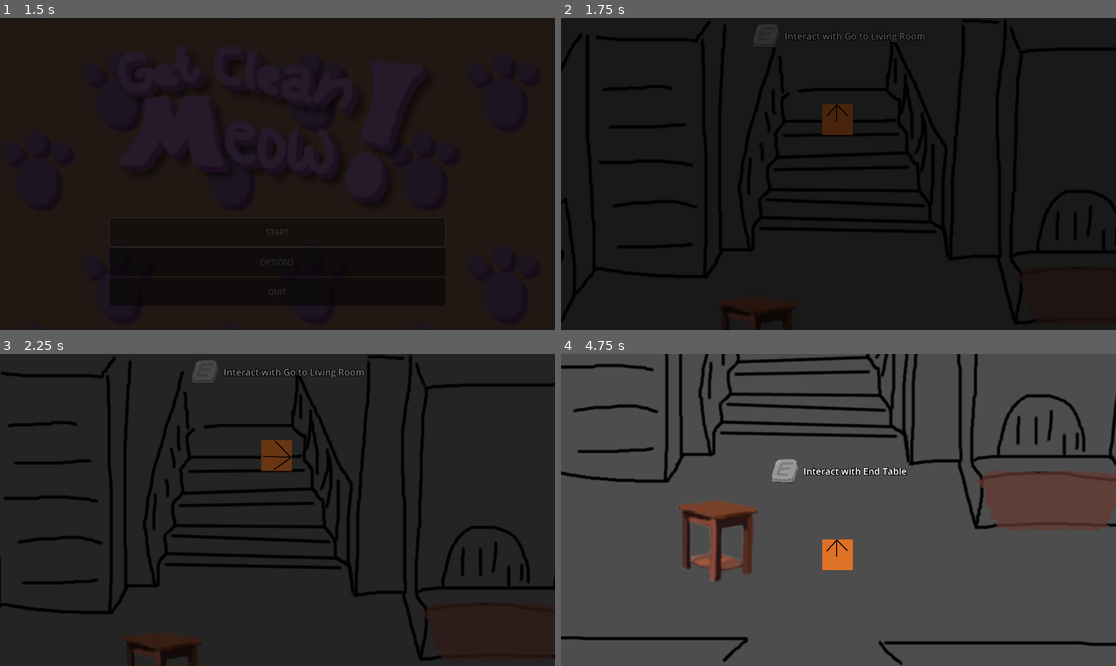
Above: before the commit, frames 1-4 (two rows, left to right).
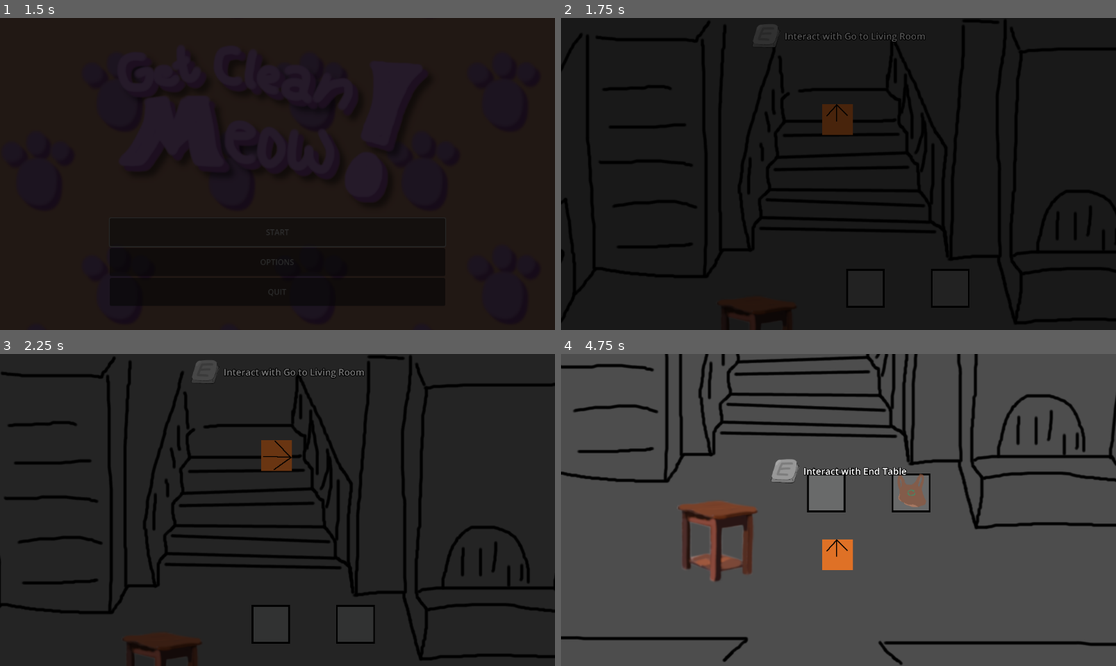
Above: after the commit, the same moments.

Repository: purpletissuebox/get-clean-meow
Game: Godot game, scene res://drivers/root/root.tscn
The game is run twice, just before and just after one commit, with the same random seed, the same clock (stepped at 60 frames per second) and the same inputs.
Inputs:
- Up to frame 1 (1.5 s): click "START" at 0.5 s; click "START" at 1.25 s
- Up to frame 2 (1.75 s): no input
- Up to frame 3 (2.25 s): hold D (walk_right) from 2.03 s (still down); tap E (interact) at 2.1 s
- Up to frame 4 (4.75 s): release D (walk_right) at 2.78 s; hold S (walk_down) 2.78-3.53 s; tap E (interact) at 2.85, 3.6, 4.35 s; hold D (walk_right) 3.53-4.28 s; hold W (walk_up) from 4.28 s (still down)

Frame 1 is identical in both runs. In frame 2, 0.2% of the frame differs, in the area x 51-74%, y 80-93%; in frame 3, 0.7%; in frame 4, 2.2%, in the area x 44-100%, y 37-56%.

Commit message:
Added VERY BAD UI system, needs work lol. Changed table a lil

Diff:
--- /dev/null
+++ b/actors/UI/UI.tscn
@@ -0,0 +1,35 @@
+[gd_scene load_steps=7 format=3 uid="uid://bss3jpa3xqh7s"]
+
+[ext_resource type="Texture2D" uid="uid://bvguqp464sid4" path="res://actors/UI/tempInventory.png" id="1_cplu8"]
+[ext_resource type="Script" path="res://actors/UI/ui.gd" id="1_pb3oh"]
+[ext_resource type="Texture2D" uid="uid://bh3svr2av88k8" path="res://actors/UI/sponge.png" id="2_awxpv"]
+[ext_resource type="Texture2D" uid="uid://crh5fgb1bq7gk" path="res://actors/UI/bag.png" id="4_2k2oa"]
+[ext_resource type="Texture2D" uid="uid://phsbob2xailr" path="res://actors/UI/broom.png" id="5_44r2w"]
+[ext_resource type="Texture2D" uid="uid://dopwqe48ql013" path="res://actors/UI/key.png" id="6_xmu1p"]
+
+[node name="Ui" type="Node2D"]
+script = ExtResource("1_pb3oh")
+
+[node name="uiBox" type="Sprite2D" parent="."]
+position = Vector2(159, 166)
+texture = ExtResource("1_cplu8")
+
+[node name="Sponge" type="Sprite2D" parent="."]
+position = Vector2(67, 240)
+scale = Vector2(0.699791, 0.653272)
+texture = ExtResource("2_awxpv")
+
+[node name="Bag" type="Sprite2D" parent="."]
+position = Vector2(254, 237)
+scale = Vector2(0.703125, 0.675373)
+texture = ExtResource("4_2k2oa")
+
+[node name="Broom" type="Sprite2D" parent="."]
+position = Vector2(82, 238)
+scale = Vector2(0.874016, 0.666667)
+texture = ExtResource("5_44r2w")
+
+[node name="Key" type="Sprite2D" parent="."]
+position = Vector2(253, 256)
+scale = Vector2(0.671875, 0.815603)
+texture = ExtResource("6_xmu1p")
--- /dev/null
+++ b/actors/UI/ui.gd
@@ -0,0 +1,39 @@
+extends Node2D
+
+@export var spongeVar = 0
+@export var bagVar  = 0
+@export var broomVar  = 0
+@export var keyVar  = 0
+
+# Called when the node enters the scene tree for the first time.
+func _ready() -> void:
+
+	pass # Replace with function body.
+
+
+# Called every frame. 'delta' is the elapsed time since the previous frame.
+func _process(delta: float) -> void:
+	if spongeVar == 0:
+		$Sponge.visible = false
+
+	if broomVar == 0:
+		$Broom.visible = false
+
+	if bagVar == 0:
+		$Bag.visible = false
+
+	if keyVar == 0:
+		$Key.visible = false
+
+	if spongeVar == 1:
+		$Sponge.visible = true
+
+	if broomVar == 1:
+		$Broom.visible = true
+
+	if bagVar == 1:
+		$Bag.visible = true
+
+	if keyVar == 1:
+		$Key.visible = true
+	pass
--- a/actors/dirtyStuff/grime.tscn
+++ b/actors/dirtyStuff/grime.tscn
@@ -1,10 +1,24 @@
-[gd_scene load_steps=2 format=3 uid="uid://1r1sb6qgybpt"]
+[gd_scene load_steps=4 format=3 uid="uid://1r1sb6qgybpt"]
 
 [ext_resource type="Texture2D" uid="uid://cs0h8s2ekoq4i" path="res://actors/dirtyStuff/grime.png" id="1_msyml"]
+[ext_resource type="Script" path="res://actors/interactable.gd" id="2_ylide"]
+
+[sub_resource type="RectangleShape2D" id="RectangleShape2D_adnx6"]
+size = Vector2(232, 105.75)
 
 [node name="Grime" type="Node2D"]
 
-[node name="Sprite2D" type="Sprite2D" parent="."]
+[node name="Interactable" type="Area2D" parent="."]
+input_pickable = false
+script = ExtResource("2_ylide")
+obj_name = "Grime"
+
+[node name="CollisionShape2D" type="CollisionShape2D" parent="Interactable"]
+position = Vector2(359, 346.875)
+scale = Vector2(1, 1)
+shape = SubResource("RectangleShape2D_adnx6")
+
+[node name="Sprite2D" type="Sprite2D" parent="Interactable"]
 position = Vector2(352.5, 346.5)
 scale = Vector2(0.959375, 0.396875)
 texture = ExtResource("1_msyml")
--- a/actors/table/table.gd
+++ b/actors/table/table.gd
@@ -2,3 +2,4 @@
 
 func _interact(_args:Array):
 	print("I was spoken to!")
+	$"../Ui".bagVar = 1
--- a/levels/test_lvl/level.tscn
+++ b/levels/test_lvl/level.tscn
@@ -4,7 +4,7 @@
 [ext_resource type="Texture2D" uid="uid://citqc8mse60dn" path="res://levels/test_lvl/bkg.png" id="2_s62mr"]
 [ext_resource type="PackedScene" uid="uid://dthqwuvotxvq4" path="res://levels/load_zone.tscn" id="3_jjoa8"]
 [ext_resource type="PackedScene" uid="uid://cybfyy4cdknnj" path="res://actors/table/table.tscn" id="3_l2kyl"]
-[ext_resource type="PackedScene" uid="uid://1r1sb6qgybpt" path="res://actors/dirtyStuff/grime.tscn" id="5_mlaui"]
+[ext_resource type="PackedScene" uid="uid://bss3jpa3xqh7s" path="res://actors/UI/UI.tscn" id="5_foaq6"]
 
 [node name="Level" instance=ExtResource("1_srhr3")]
 y_sort_enabled = true
@@ -43,5 +43,5 @@
 y_sort_enabled = true
 position = Vector2(574, 740)
 
-[node name="Grime" parent="." index="6" instance=ExtResource("5_mlaui")]
-position = Vector2(910, 230)
+[node name="Ui" parent="." index="6" instance=ExtResource("5_foaq6")]
+position = Vector2(733, 323)
Binary file added: actors/UI/bag.png
Not shown, added: actors/UI/bag.png.import
Binary file added: actors/UI/broom.png
Not shown, added: actors/UI/broom.png.import
Binary file added: actors/UI/key.png
Not shown, added: actors/UI/key.png.import
Binary file added: actors/UI/sponge.png
Not shown, added: actors/UI/sponge.png.import
Binary file added: actors/UI/tempInventory.png
Not shown, added: actors/UI/tempInventory.png.import
